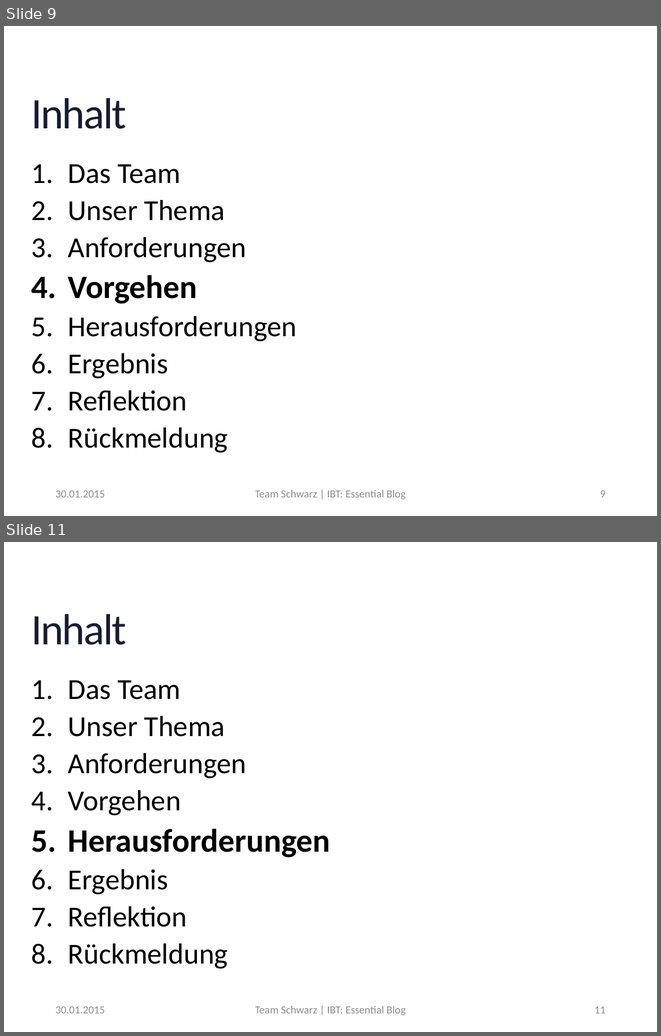
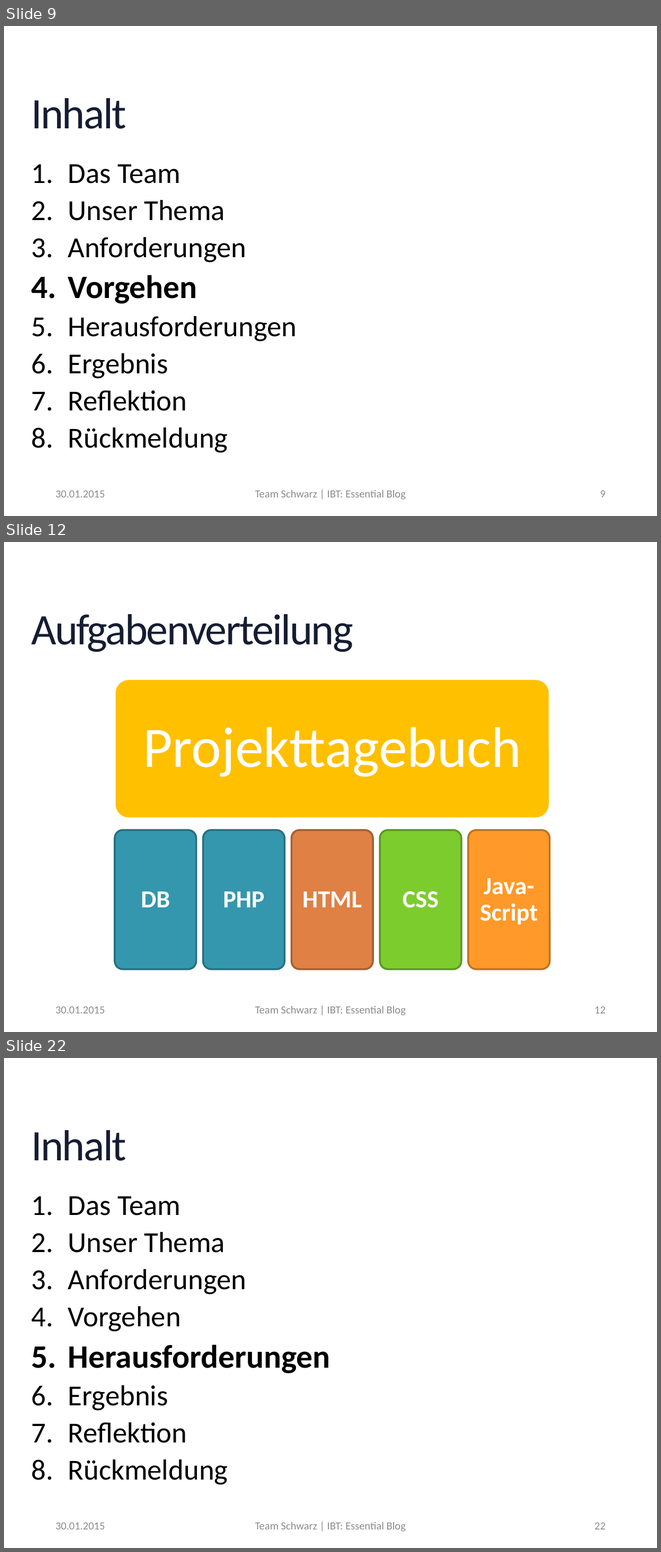
Before and after one commit to MrXXX92/EssentialBlog, a slide deck: Notizen/Präsentation_EssentialBlog.pptx. Shown one above the other, each under a label of ours: slides 9 and 11 before the commit, slides 9, 12 and 22 after it; the slides between them are not shown. The pictures are 661x1036 and 661x1552 pixels, drawn with LibreOffice and Linux fonts; fonts in the diff are those of the drawing; background and template pictures are left out. Boxes give left, top, right and bottom in pixels: in the first picture for what was removed or moved away, otherwise in the second. Text is boxed around its words. In the diff, an @@ line names an element or a change of style, - is before the commit and + after.

```diff
--- a/Notizen/Präsentation_EssentialBlog.pptx
+++ b/Notizen/Präsentation_EssentialBlog.pptx
@@ slide 12 added at (4,542,657,1032), background picture (left out) @@
@@ title added at (31,614,353,652), 48 pt, text gradient #2E59B0 to #161D32 to #000000 @@
+Aufgabenverteilung
@@ group added at (115,679,550,969): 6 rounded rectangles, 6 texts @@
+Projekttagebuch
+DB
+PHP
+HTML
+CSS
+Java-Script
@@ text added at (55,1006,105,1013), 12 pt, text #8C8C8C @@
+30.01.2015
@@ text added at (255,1006,406,1015), 12 pt, text #8C8C8C @@
+Team Schwarz | IBT: Essential Blog
@@ page number added at (594,1006,606,1013), 12 pt, text #8C8C8C @@
+12
@@ what was slide 11 is now slide 22 @@
@@ page number at (594,1522,606,1529): text changed @@
-11
+22
```
Also in this commit, not shown: 2 slides changed, 10 other slides added.
